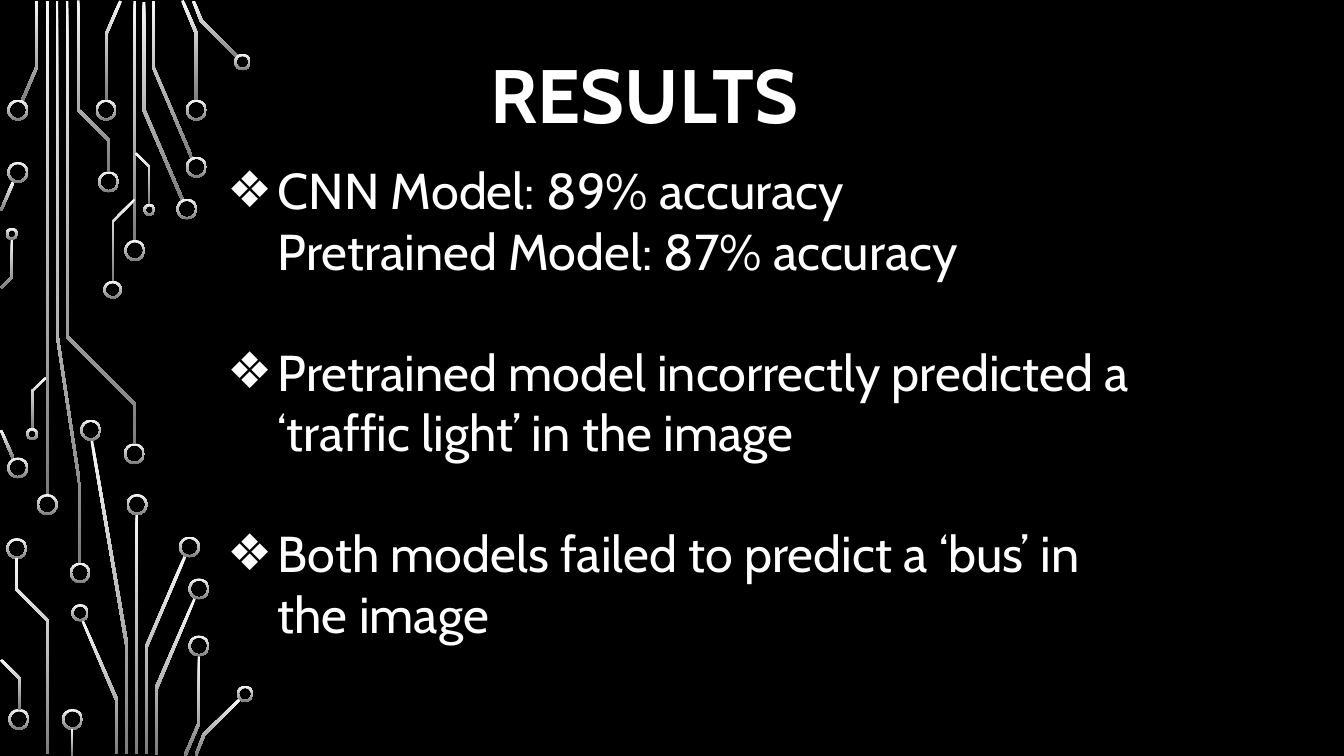
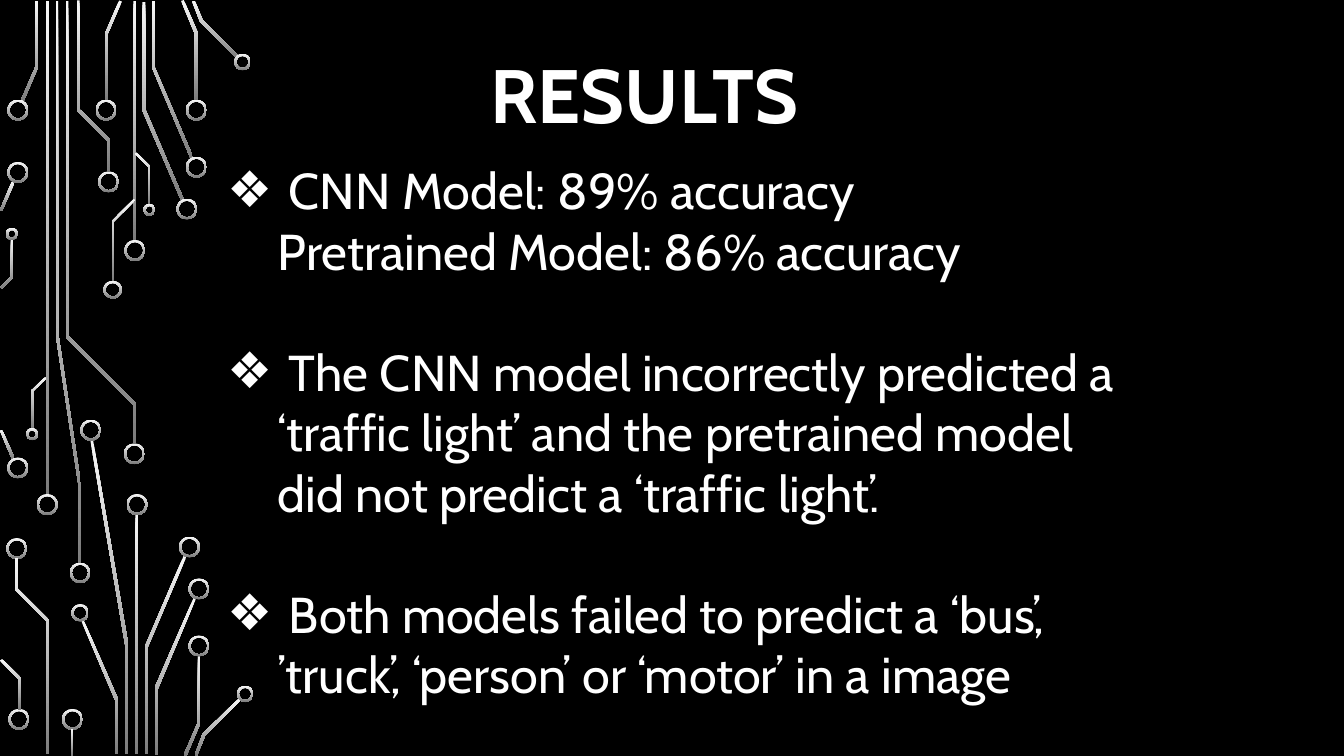
Before and after one commit to hpatel530/Image-Classification-for-Autonomous-Vehicles-, a slide deck: slide 11 of Capstone.pptx. Drawn at 1344x756 pixels with LibreOffice and Linux fonts; fonts in the diff are those of the drawing; background and template pictures are left out. Boxes give left, top, right and bottom in pixels: in the first picture for what was removed or moved away, otherwise in the second. Text is boxed around its words. In the diff, an @@ line names an element or a change of style, - is before the commit and + after.

```diff
--- a/Capstone.pptx
+++ b/Capstone.pptx
@@ text at <box>278,232,1114,704</box>: text changed @@
-  Pretrained Model: 87% accuracy
-❖ Pretrained model incorrectly predicted a ‘traffic light’ in the image
-❖ Both models failed to predict a ‘bus’ in the image
+  Pretrained Model: 86% accuracy
+❖ The CNN model incorrectly predicted a ‘traffic light’ and the pretrained model did not predict a ‘traffic light’.
+❖ Both models failed to predict a ‘bus’, ’truck’, ‘person’ or ‘motor’ in a image
```
Also in this commit, not shown: 7 other slides changed.
